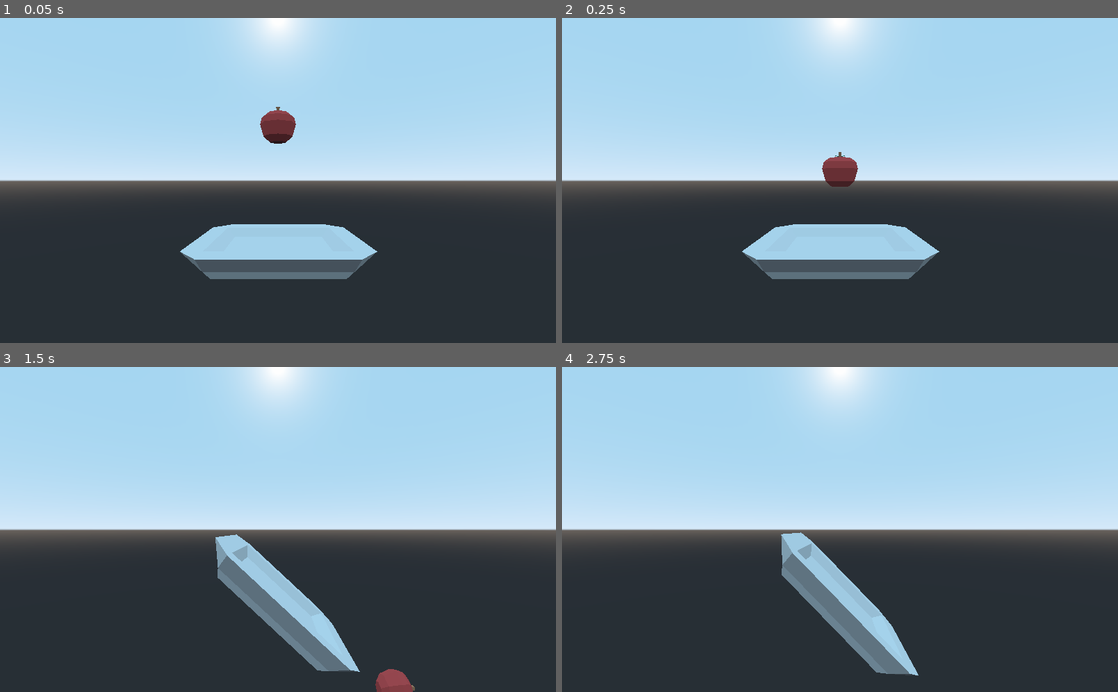
Above: before the commit, frames 1-4 (two rows, left to right).
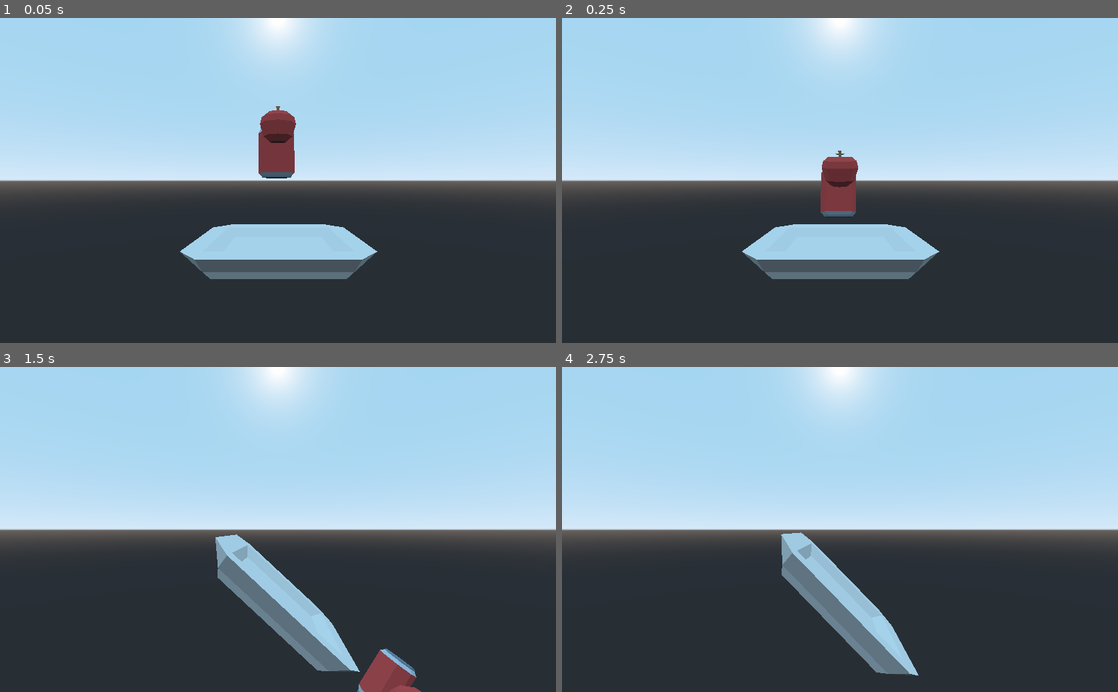
Above: after the commit, the same moments.

Repository: GameJams-butnamealreadytaken/LD49-Poutinegrade
Game: Godot game, scene res://assets/prefabs/tray/tray.tscn
Two runs of this game, one before a commit and one after it. Both use one fixed random seed, a clock stepped at 60 frames per second and the inputs below. This scene is started directly instead of the project's main scene.
Inputs:
- Up to frame 1 (0.05 s): no input
- Up to frame 2 (0.25 s): no input
- Up to frame 3 (1.5 s): hold D (move_right) 0.53-1.28 s; hold S (move_backward) from 1.28 s (still down)
- Up to frame 4 (2.75 s): tap Enter at 2 s; release S (move_backward) at 2.03 s; hold D (move_right) from 2.03 s (still down)

The runs differ from the first frame. In frame 1, 0.8% of the frame differs, in the area x 46-54%, y 27-50%; in frame 2, 0.7%; in frame 3, 0.6%; in frame 4, nothing differs.

Commit message:
Added soda can prefab

Diff:
--- /dev/null
+++ b/project/assets/prefabs/objects/food/sodaCan.tscn
@@ -0,0 +1,16 @@
+[gd_scene load_steps=3 format=2]
+
+[ext_resource path="res://assets/models/foodkit/sodaCan.fbx" type="PackedScene" id=1]
+
+[sub_resource type="CylinderShape" id=1]
+
+[node name="SodaCan" type="Spatial"]
+
+[node name="RigidBody" type="RigidBody" parent="."]
+
+[node name="CollisionShape" type="CollisionShape" parent="RigidBody"]
+transform = Transform( 0.113, 0, 0, 0, 0.166, 0, 0, 0, 0.114, 0, 0, 0 )
+shape = SubResource( 1 )
+
+[node name="sodaCan" parent="RigidBody" instance=ExtResource( 1 )]
+transform = Transform( 1, 0, 0, 0, 1, 0, 0, 0, 1, 0, -0.166342, 0 )
--- a/project/assets/prefabs/tray/tray.tscn
+++ b/project/assets/prefabs/tray/tray.tscn
@@ -1,10 +1,11 @@
-[gd_scene load_steps=5 format=2]
+[gd_scene load_steps=6 format=2]
 
 [ext_resource path="res://assets/prefabs/tray/trayController.gd" type="Script" id=1]
 [ext_resource path="res://assets/prefabs/objects/food/apple.tscn" type="PackedScene" id=2]
 [ext_resource path="res://assets/models/foodkit/plateRectangle.fbx" type="PackedScene" id=3]
+[ext_resource path="res://assets/prefabs/objects/food/sodaCan.tscn" type="PackedScene" id=4]
 
-[sub_resource type="BoxShape" id=2]
+[sub_resource type="BoxShape" id=1]
 
 [node name="Spatial" type="Spatial"]
 
@@ -19,7 +20,10 @@
 
 [node name="CollisionShape" type="CollisionShape" parent="KinematicBody"]
 transform = Transform( 0.426, 0, 0, 0, 0.061, 0, 0, 0, 0.358, 0, 0, 0 )
-shape = SubResource( 2 )
+shape = SubResource( 1 )
 
 [node name="Apple" parent="." instance=ExtResource( 2 )]
 transform = Transform( 1, 0, 0, 0, 1, 0, 0, 0, 1, 0, 0.661509, 0 )
+
+[node name="SodaCan" parent="." instance=ExtResource( 4 )]
+transform = Transform( 1, 0, 0, 0, 1, 0, 0, 0, 1, -0.00958586, 0.554863, -0.188009 )
